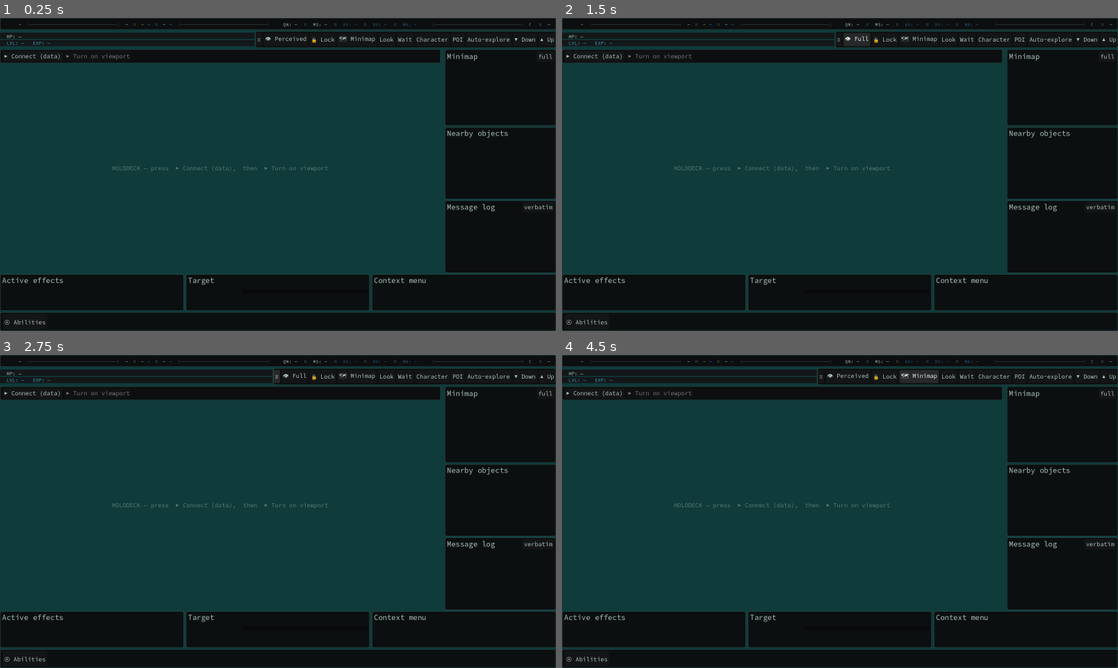
Above: before the commit, frames 1-4 (two rows, left to right).
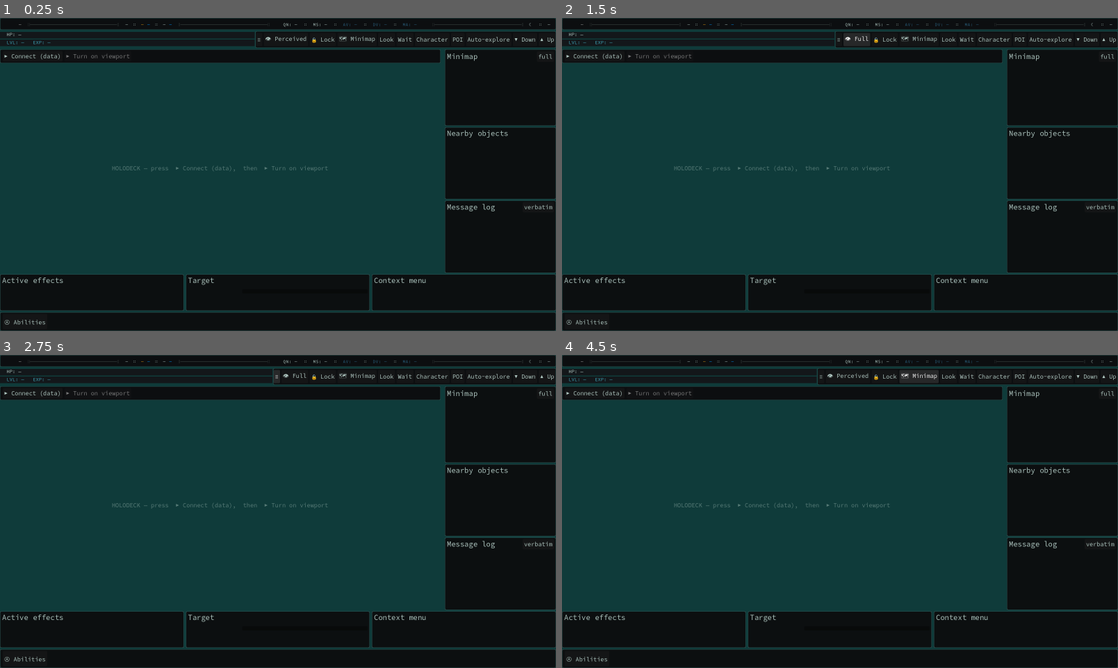
Above: after the commit, the same moments.

Repository: DazzlingDukeOfLazers/raves-of-qud
Game: Godot game, scene res://MainFrame.tscn
Same seed, same stepped clock (60 frames per second), same inputs: the game is played once before the commit and once after it. This scene is started directly instead of the project's main scene.
Inputs:
- Up to frame 1 (0.25 s): no input
- Up to frame 2 (1.5 s): click "≡" at 0.5 s; click "👁 Perceived" at 1.25 s
- Up to frame 3 (2.75 s): click "≡" at 2 s
- Up to frame 4 (4.5 s): click "👁 Full" at 2.75 s; click "🔒 Lock" at 3.5 s; click "🗺 Minimap" at 4.25 s

The runs differ from the first frame. In frame 1, 0.1% of the frame differs, in the area x 0-46%, y 4-9%; in frame 2, 0.2%, in the area x 0-49%, y 4-9%; in frame 3, 0.2%; in frame 4, 0.1%.

Commit message:
vitals: the bars are 19 tall, and they sit on Qud's rows
VITALS_BOX_H was 18 against Qud's 19 -- measured off Qud's own rows, HP 47..65
and EXP 69..87 inclusive with a 3px gap. At 18 the pair came out 2px short, which
put the EXP bar 1px high and left its last two rows showing chrome where Qud
still has bar.

Fixing the height moved them, because the block was CENTRED and the old height
happened to centre onto the right rows. With the block 41 tall in a 44 row,
centring lands on 46, BEGIN on 45 and END on 48 -- none of them Qud's 47. So the
block is placed rather than centred: aligned to the top with Qud's two gaps
spelled out as spacers and the container's own separation off.

The text on the bars was off too, and not by the same amount: the HP line sat
4px low (pre-existing, not from this change) and the EXP line 2px. Both labels
take an offset 1:1 -- the Label's centring does NOT halve it, which I assumed and
overshot by 2 before measuring again.

Verified against Qud in the same frame:
  HP  box 47..65 = Qud, text 51..62 = Qud
  EXP box 69..87 = Qud, text 73..87 vs Qud's 73..86 (one descender row)
  whole frame mean 1.18 -> 0.97, hot 1.04% -> 0.72%

Co-Authored-By: Claude Opus 5 <noreply@anthropic.com>

Diff:
--- a/godot/MainFrame.gd
+++ b/godot/MainFrame.gd
@@ -88,7 +88,13 @@
 const TOPBAR_SEP := 10           # within-group spacing (Qud's :: gaps are looser than our default 6)
 const TOPBAR_TRACKING := 1       # extra glyph spacing — Qud's top bar tracks looser than Source Code Pro
 const STAT_PITCH := 86           # Qud centres each stat on a uniform ~86px grid (not natural text width)
-const VITALS_BOX_H := 18         # Qud's HP/EXP bar box height — the bar fills the whole row, text on top
+## Qud's HP/EXP bar box height — the bar fills the whole row, text on top. NINETEEN, not 18:
+## measured off Qud's own rows, HP 47..65 and EXP 69..87 inclusive, with a 3px gap between them.
+## At 18 the pair came out 2px short overall, which pushed the EXP bar 1px high and left its last
+## two rows (86-87) showing chrome where Qud still has bar.
+const VITALS_BOX_H := 19
+const VITALS_TOP_PAD := 2        # row 1's top -> Qud's first bar row (45 -> 47)
+const VITALS_GAP := 3            # Qud's gap between the HP and EXP boxes (66..68)
 const VITALS_USER_INSET := 170   # user mode: inset the bar behind the label so green text stays readable
 const COL_VITALS_TRACK := Color8(19, 23, 26)   # Qud's empty-bar track (dark)
 var _l_hp: RichTextLabel   # HP line — RichText so only the current-HP number is health-tinted (like Qud)
@@ -417,6 +423,14 @@
 
 ## One vitals row (HP or LVL/EXP): the bar fills the box, the label + numbers drawn ON TOP (Qud's
 ## layout). 1:1 → bar spans the full box; user → bar inset behind the label (_apply_vitals_mode sets it).
+## A fixed-height spacer. A plain Control, so its minimum is its own and no child can inflate it.
+func _vspace(h: int) -> Control:
+	var c := Control.new()
+	c.custom_minimum_size = Vector2(0, h)
+	c.mouse_filter = Control.MOUSE_FILTER_IGNORE
+	return c
+
+
 func _vitals_row(lbl: Control, pb: ProgressBar) -> Control:
 	var row := Control.new()
 	row.custom_minimum_size = Vector2(0, VITALS_BOX_H)
@@ -427,11 +441,18 @@
 	lbl.set_anchors_preset(Control.PRESET_FULL_RECT)
 	lbl.offset_left = 19                       # inset the text to ~x21, aligning with the avatar column (Qud)
 	lbl.mouse_filter = Control.MOUSE_FILTER_IGNORE
+	# TEXT ROW inside the box, measured off Qud: its glyphs start 4px below the box top on both
+	# lines (HP box 47..65 with text 51..62, EXP box 69..87 with text 73..86). Ours sat 4px low on
+	# the HP line and 2px low on the EXP line, so the nudges are per-widget rather than shared:
+	# both take the offset 1:1 (the Label's centring does NOT halve it -- measured, after assuming
+	# it would and overshooting by 2), but they started from different places: the HP line sat 4px
+	# low and the EXP line 2px.
 	if lbl is Label:
 		(lbl as Label).horizontal_alignment = HORIZONTAL_ALIGNMENT_LEFT
 		(lbl as Label).vertical_alignment = VERTICAL_ALIGNMENT_CENTER
+		lbl.offset_top = -2.0                  # measured: the shift lands 1:1, not halved
 	elif lbl is RichTextLabel:
-		lbl.offset_top = 2.0                   # RichText has no vertical_alignment — nudge to centre in the box
+		lbl.offset_top = -2.0                  # taken literally: 4px up from where it sat
 	row.add_child(lbl)                         # added after the bar → renders on top
 	return row
 
@@ -752,15 +773,22 @@
 	# mode it's inset behind the label (so the green text stays readable). No panel — the bar is the bg.
 	var vitals := VBoxContainer.new()
 	vitals.size_flags_horizontal = Control.SIZE_EXPAND_FILL
-	vitals.size_flags_vertical = Control.SIZE_SHRINK_CENTER
-	vitals.add_theme_constant_override("separation", 3)
+	# PLACED, not centred. Qud's bars occupy exact rows -- HP 47..65, EXP 69..87 -- and centring
+	# cannot reach them: with the block 41 tall in a 44 row, SHRINK_CENTER lands on 46, BEGIN on 45
+	# and END on 48. (It happened to land right while the boxes were a px short, which is why the
+	# height fix moved them.) So: align to the top and spell out Qud's two gaps as spacers, with the
+	# container's own separation off.
+	vitals.size_flags_vertical = Control.SIZE_SHRINK_BEGIN
+	vitals.add_theme_constant_override("separation", 0)
 	vitals.mouse_filter = Control.MOUSE_FILTER_IGNORE
 
 	# Qud's vitals text is ~15% smaller than our default body — sized to match (cap ~11px vs Qud's 11).
 	var vfs := int(round(UiFont.px(get_viewport(), "body") * 0.85))
+	vitals.add_child(_vspace(VITALS_TOP_PAD))
 	_l_hp = _hp_rich(vfs)
 	_bar_hp = _bar(0, 1, COL_HP)
 	vitals.add_child(_vitals_row(_l_hp, _bar_hp))
+	vitals.add_child(_vspace(VITALS_GAP))
 
 	_l_exp = _text("LVL: —   EXP: —", COL_EXP)
 	_l_exp.add_theme_font_size_override("font_size", vfs)
